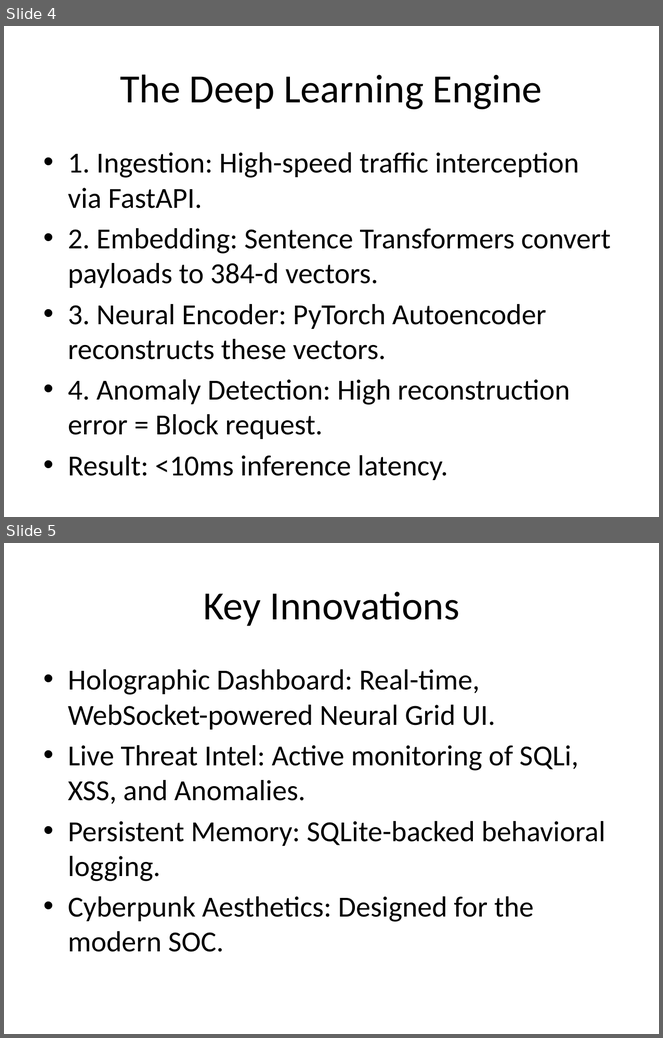
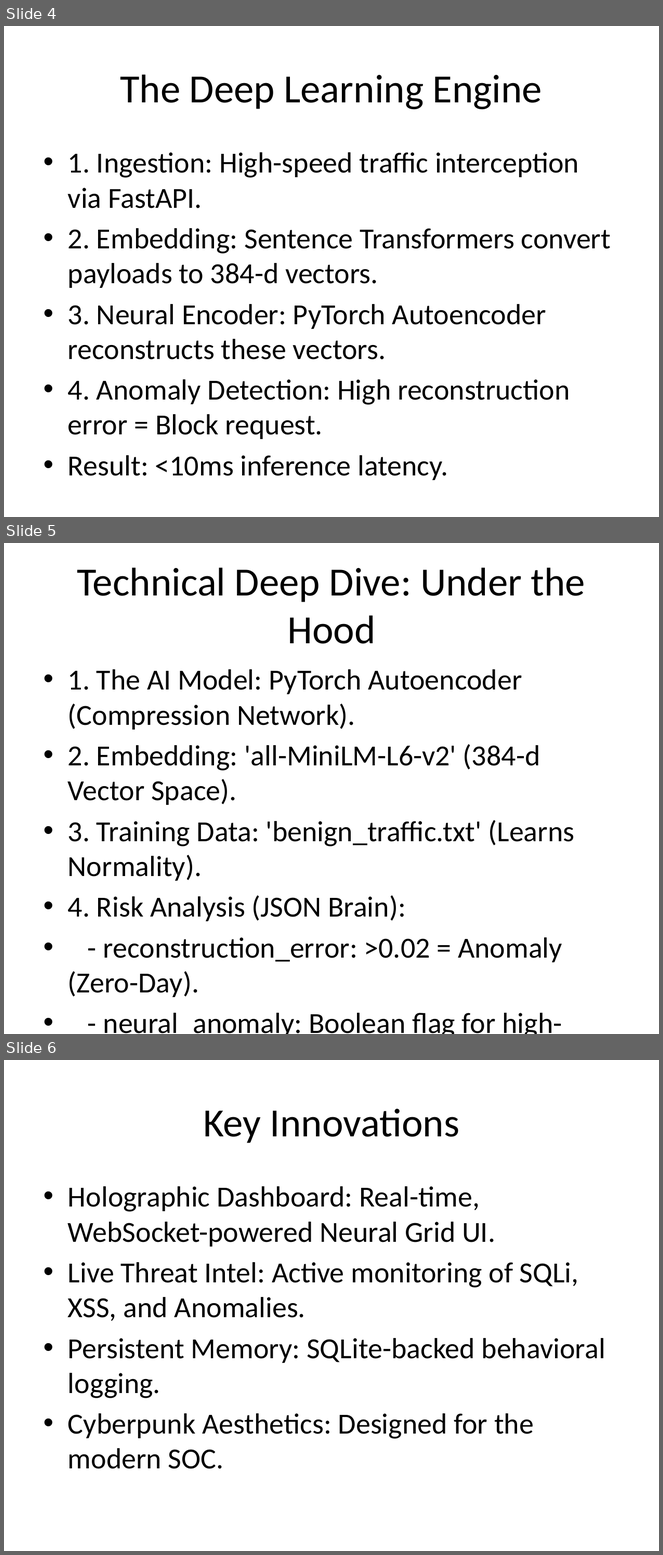
Before and after one commit to gokulkannanganesamoorthy/etherX, a slide deck: EtherX_Sentinel.pptx. Shown one above the other, each under a label of ours: slides 4 and 5 before the commit, slides 4, 5 and 6 after it. The pictures are 663x1038 and 663x1555 pixels, drawn with LibreOffice and Linux fonts; fonts in the diff are those of the drawing. Boxes give left, top, right and bottom in pixels: in the first picture for what was removed or moved away, otherwise in the second. Text is boxed around its words. In the diff, an @@ line names an element or a change of style, - is before the commit and + after.

Commit message:
docs: add technical deep dive to presentation

```diff
--- a/EtherX_Sentinel.pptx
+++ b/EtherX_Sentinel.pptx
@@ slide 5 added at box(4, 543, 659, 1034), background #FFFFFF @@
@@ title added at box(77, 567, 585, 644), 44 pt, text #000000 @@
+Technical Deep Dive: Under the Hood
@@ text added at box(68, 669, 575, 1034), 32 pt, text #000000 @@
+• 1. The AI Model: PyTorch Autoencoder (Compression Network).
+• 2. Embedding: 'all-MiniLM-L6-v2' (384-d Vector Space).
+• 3. Training Data: 'benign_traffic.txt' (Learns Normality).
+• 4. Risk Analysis (JSON Brain):
+• - reconstruction_error: >0.02 = Anomaly (Zero-Day).
+• - neural_anomaly: Boolean flag for high-confidence blocks.
@@ what was slide 5 is now slide 6 @@
```
Also in this commit, not shown: 2 other files.
